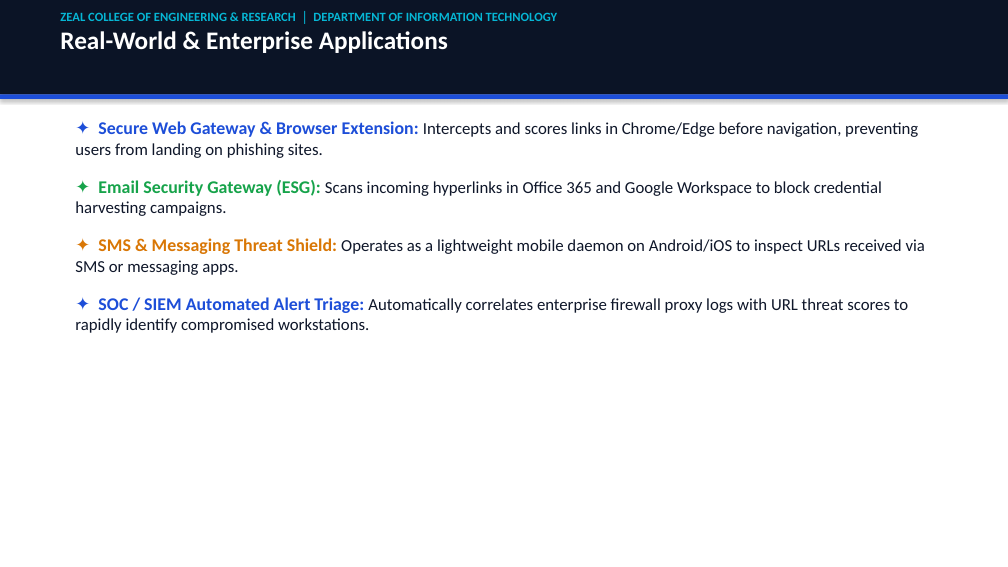
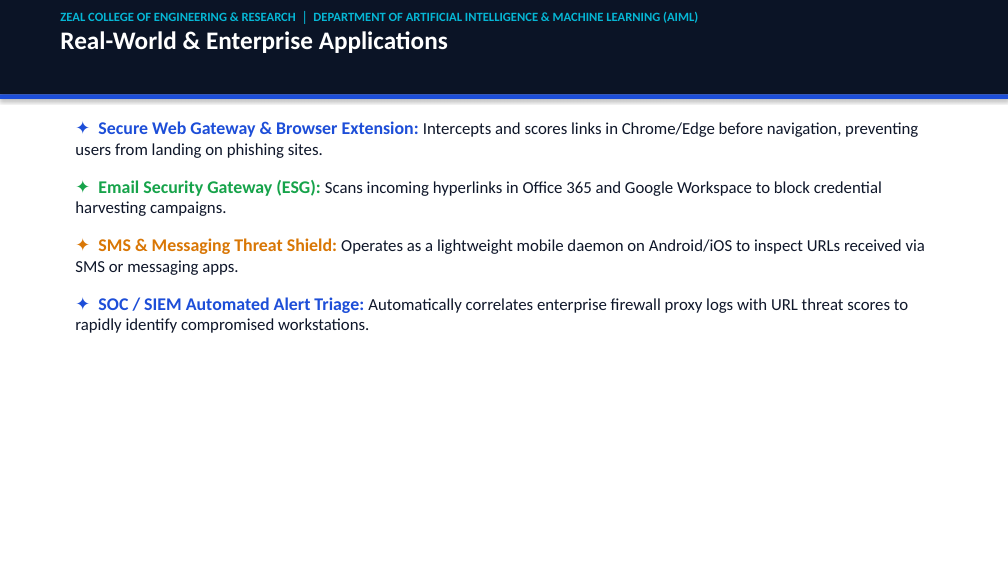
Before and after one commit to mohandukare14/malicious_url_detector, a slide deck: slide 14 of presentation.pptx. Drawn at 1008x567 pixels with LibreOffice and Linux fonts; fonts in the diff are those of the drawing. Boxes give left, top, right and bottom in pixels: in the first picture for what was removed or moved away, otherwise in the second. Text is boxed around its words. In the diff, an @@ line names an element or a change of style, - is before the commit and + after.

Commit message:
Update student, team, and guide details: Team The Scabbards (Div C_C1), Dept of AIML

```diff
--- a/presentation.pptx
+++ b/presentation.pptx
@@ text at <box>60,12,698,23</box>: text changed @@
-ZEAL COLLEGE OF ENGINEERING & RESEARCH │ DEPARTMENT OF INFORMATION TECHNOLOGY
+ZEAL COLLEGE OF ENGINEERING & RESEARCH │ DEPARTMENT OF ARTIFICIAL INTELLIGENCE & MACHINE LEARNING (AIML)
```
Also in this commit, not shown: 17 other slides changed, 6 other files.
